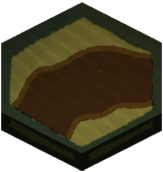
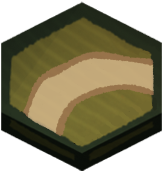
Two versions of the same layered image (163 × 172). Layer-by-layer changes:
pixels changed over [11, 45, 154, 140] (layer not identified)
